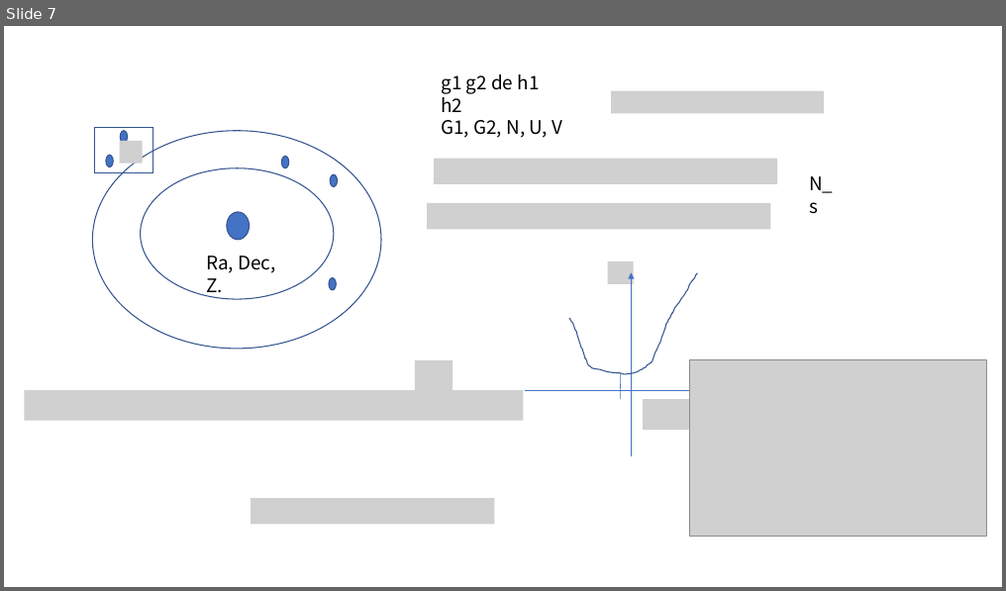
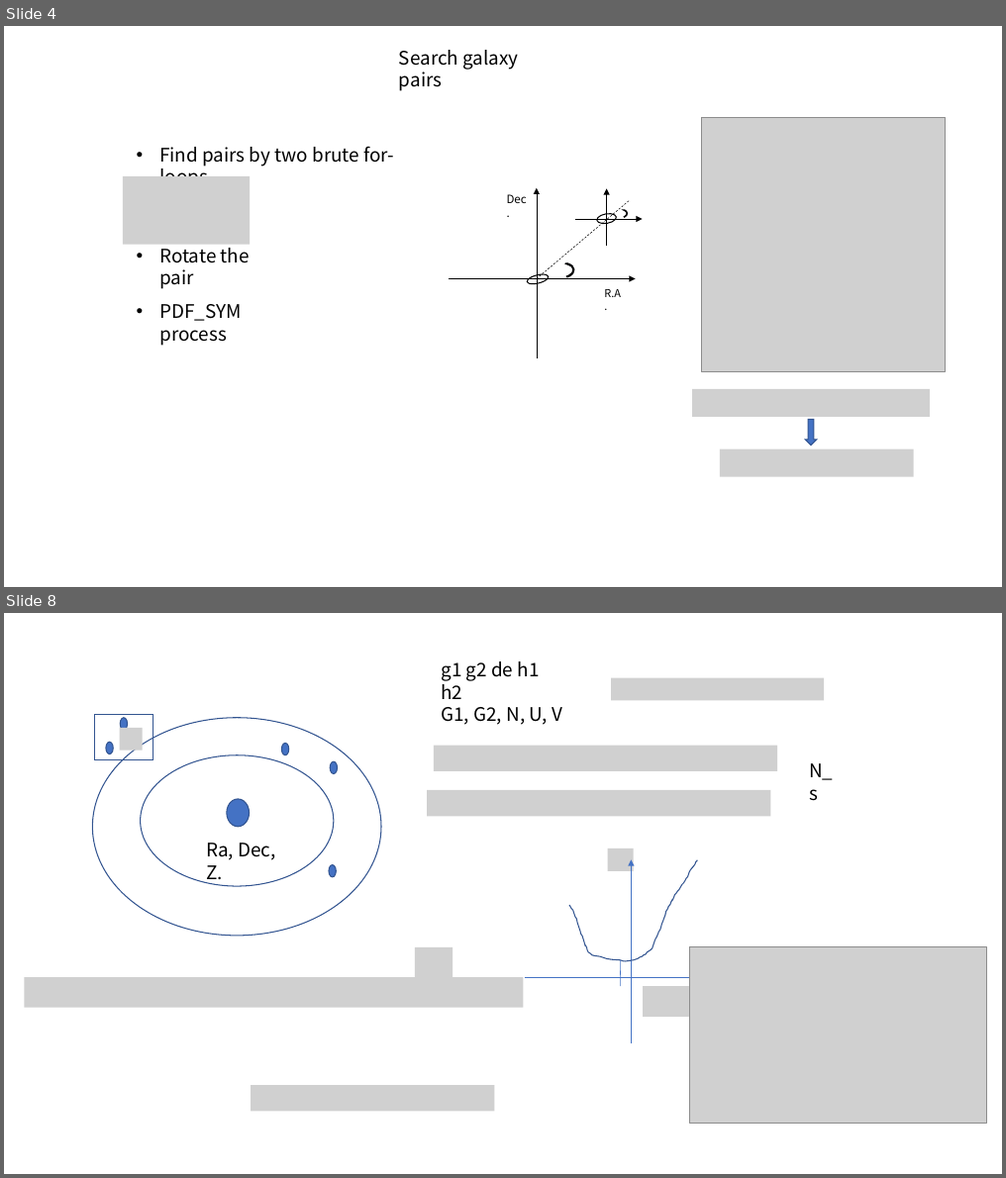
Before and after one commit to hekunlie/astrophy-research, a slide deck: correlation/Fourier_Quad/data_structure.pptx. Shown one above the other, each under a label of ours: slide 7 before the commit, slides 4 and 8 after it; the slides between them are not shown. The pictures are 1006x591 and 1006x1178 pixels, drawn with LibreOffice and Linux fonts; fonts in the diff are those of the drawing; grey boxes stand for pictures. Boxes give left, top, right and bottom in pixels: in the first picture for what was removed or moved away, otherwise in the second. Text is boxed around its words. In the diff, an @@ line names an element or a change of style, - is before the commit and + after.

```diff
--- a/correlation/Fourier_Quad/data_structure.pptx
+++ b/correlation/Fourier_Quad/data_structure.pptx
@@ slide 4 added at (4,26,1002,587), background #FFFFFF @@
@@ text added at (399,50,518,91), 18 pt, text #000000 @@
+Search galaxy pairs
@@ picture added at (702,117,945,372) @@
@@ text added at (159,146,395,176), 18 pt, text #000000 @@
+• Find pairs by two brute for-loops
@@ picture added at (122,176,250,245) @@
@@ text added at (159,243,250,289), 18 pt, text #000000 @@
+• Rotate the pair
@@ group added at (449,188,643,360): 4 arrows, 2 ellipses, 2 circular arrows, 2 texts, 1 line @@
+Dec.
+R.A.
@@ text added at (159,304,241,346), 18 pt, text #000000 @@
+• PDF_SYM process
@@ picture added at (692,389,930,417) @@
@@ down arrow added at (805,420,816,446), fill #4472C4, outline #325491 1 pt @@
@@ picture added at (720,450,914,477) @@
@@ what was slide 7 is now slide 8 @@
```
Also in this commit, not shown: 3 slides changed, 2 other slides added, 2 slides removed.
